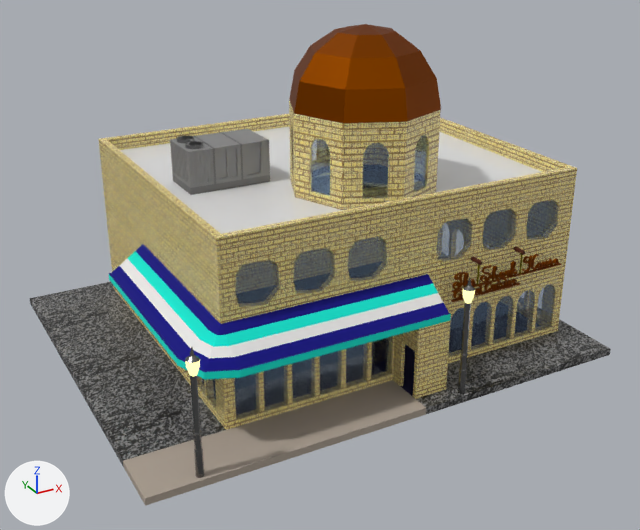
One commit to the glTF model Gangsta Wizards/Main/BUILDINGS/Assembly/A-2/The Shark House.glb: the scene before it, then after it.
Before and after are seen from a 50 mm camera at (-19.0, -26.0, 19.6) aimed at (-1.6, 5.8, 3.8). The axes (+X, +Y, +Z) are drawn at lower left. The lights are the same throughout. The older version comes first. Where no turn or scale is listed for an object, it has been applied to the vertices. Vertices at exactly the same position are counted once.

Objects in the first picture: 'Canopy', 'Cylinder', 'Ext Walls', 'Floor & Ground', 'RTU HP', 'Roof', 'Sign', 'Sphere', 'Streetlight', 'Windows', 'Windows - Low'.
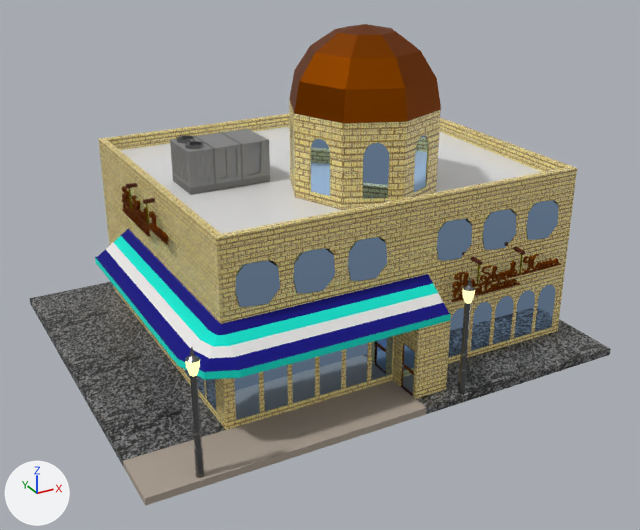
Boxes (x1, y1, x2, y2) around the edits, measured in the pictures (640 x 530 px; the box of a moved part takes in the faces that stretch with it):
'Canopy', reshaped (11% taller): before (109, 244, 451, 380); after (95, 229, 451, 380)
'Windows - Low', recoloured: (185, 130, 555, 420) in both
'Windows', recoloured: (235, 200, 559, 307) in both
'Sign.001', added: after (121, 183, 169, 245)
    faces in mat_copper (brown #894300): (121, 186, 169, 245)
'Door', added: after (401, 343, 415, 395)
    faces in mat_ref_glass (blue #b6d8ff): (402, 344, 415, 394)
    faces in mat_copper (brown #894300): (401, 343, 415, 395)
part 1 of me_cube_007, moved or reshaped: before (109, 244, 218, 365); after (95, 229, 218, 365)

Edits to the bpy script that builds the scene:
```text
Add mat_ref_glass:
    mat_ref_glass = principled_material('Ref Glass')
    mat_ref_glass.base_color = (0.47, 0.687, 1.0)  # blue #b6d8ff
    mat_ref_glass.metallic = 1.0
    mat_ref_glass.roughness = 0.0
Add mat_light_metal:
    mat_light_metal = principled_material('Light Metal')
    mat_light_metal.base_color = (0.8, 0.8, 0.8)  # white #e7e7e7
    mat_light_metal.metallic = 1.0
Change me_cube_007:
    used by ob_canopy; location = (-3.05, 0.76, 4.57)
    remove me_cube_007.from_pydata(...)  # 60 vertices, 116 faces; spans x -6.99..3.81, y -1.51..8.89, z -1.22..0.15
    add me_cube_007.from_pydata(...)  # 60 vertices, 116 faces; spans x -6.99..3.81, y -1.51..11.01, z -1.22..0.15
    me_cube_007 part 1: all 12 vertices in x -6.99..-5.33, y 8.89, z -1.22..0.15 are moved by (0.0, 2.11, 0.0)
Change me_cylinder_009:
    where me_cylinder_009.from_pydata(...)  # 72 vertices, 120 faces; spans x -14.5..1.0, y 0.0..0.3, z -1.0..1.0
    remove me_cylinder_009.materials.append(mat_glass)  # blue #b6d8ff
    add me_cylinder_009.materials.append(mat_ref_glass)  # blue #b6d8ff
Change me_cylinder_002:
    where me_cylinder_002.from_pydata(...)  # 1368 vertices, 2592 faces; spans x -16.6..0.1, y -1.4..9.0, z -1.7..8.0
    remove me_cylinder_002.materials.append(mat_glass)  # blue #b6d8ff
    add me_cylinder_002.materials.append(mat_ref_glass)  # blue #b6d8ff
Add me_text_002:
    me_text_002.from_pydata(...)  # 1948 vertices, 3794 faces; spans x -0.09..0.6, y -5.8..0.09, z -0.05..1.55
    # faces by material slot: [3650, 48, 96]
    me_text_002.materials.append(mat_copper)  # brown #894300
    me_text_002.materials.append(mat_wood)  # brown #4d1c00
    me_text_002.materials.append(mat_gold)  # dark yellow #7b7000
Add me_cube_003:
    me_cube_003.from_pydata(...)  # 63 vertices, 97 faces; spans x -0.12..0.12, y -0.46..0.46, z -1.07..1.07
    # faces by material slot: [52, 8, 37]
    me_cube_003.materials.append(mat_copper)  # brown #894300
    me_cube_003.materials.append(mat_ref_glass)  # blue #b6d8ff
    me_cube_003.materials.append(mat_light_metal)  # white #e7e7e7
Add ob_sign_001:
    ob_sign_001 = bpy.data.objects.new('Sign.001', me_text_002)
    ob_sign_001.location = (-8.75, 11.02, 5.96)
Add ob_door:
    ob_door = bpy.data.objects.new('Door', me_cube_003)
    ob_door.location = (-0.69, -0.1, 1.19)
```
